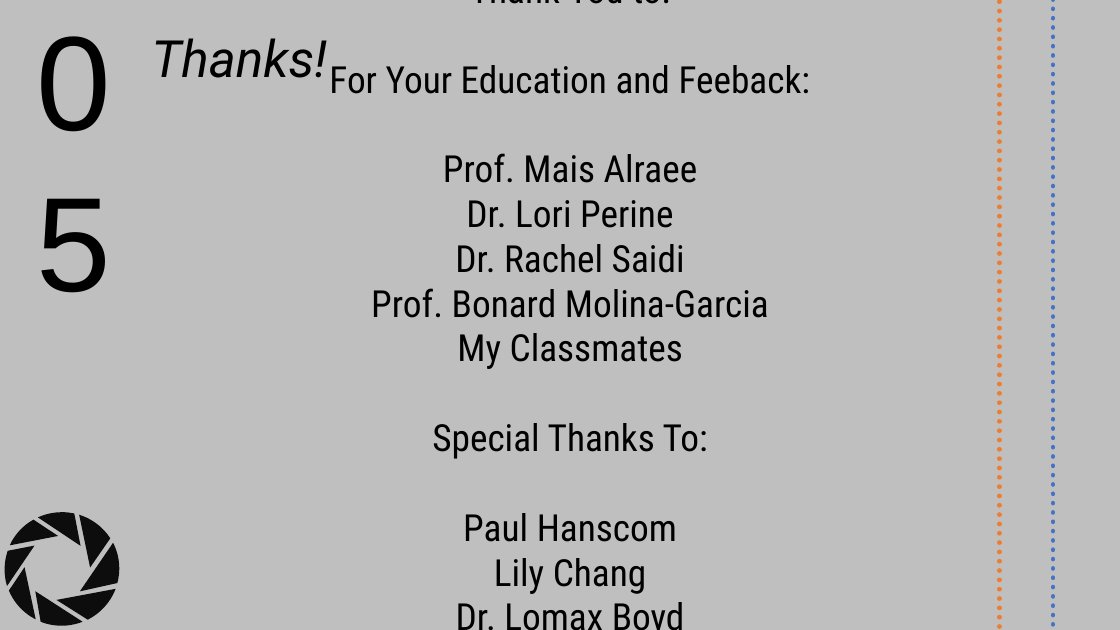
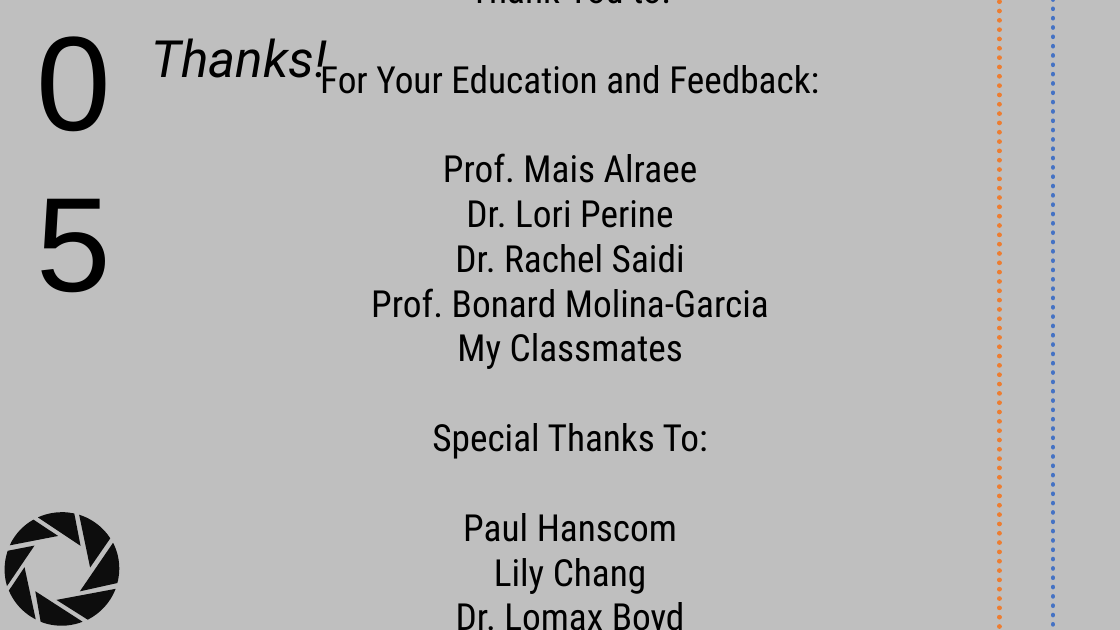
Before and after one commit to WCORE-UL/Property-Taxes-and-Housing-Violations, a slide deck: slide 7 of reports/final/WCORE_Final_MK1.pptx. Drawn at 1120x630 pixels with LibreOffice and Linux fonts; fonts in the diff are those of the drawing. Boxes give left, top, right and bottom in pixels: in the first picture for what was removed or moved away, otherwise in the second. Text is boxed around its words. In the diff, an @@ line names an element or a change of style, - is before the commit and + after.

Commit message:
Fixed Typo

```diff
--- a/reports/final/WCORE_Final_MK1.pptx
+++ b/reports/final/WCORE_Final_MK1.pptx
@@ text "Thanks!" rewrapped from box(152, 38, 327, 78) to box(152, 38, 327, 90) @@
@@ text at box(320, 58, 819, 94): text changed @@
-For Your Education and Feeback:
+For Your Education and Feedback:
```
